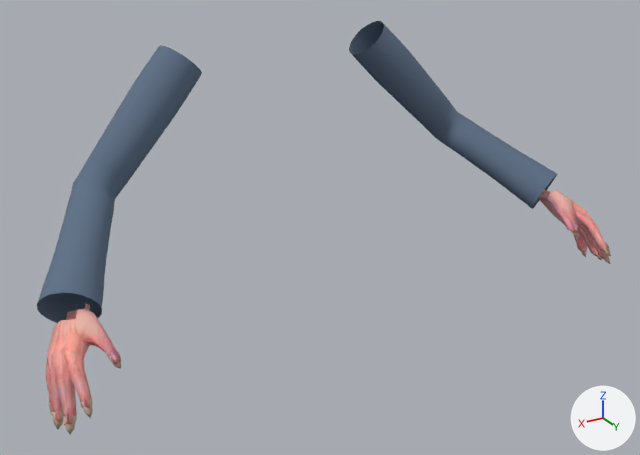
One commit to the Blender file source_assets/blender/player/wizard_arms.blend: the scene before it, then after it.
Before and after are seen from a 50 mm camera at (7.69, 14.28, 3.4) aimed at (0.27, 1.92, -2.78). Lighting does not change. The marker at lower right points along +X, +Y and +Z. The picture after the commit comes second.

Names of what the first picture shows: 'WizardPointedNails', 'WizardRobeSleeves', 'arms_mesh'.
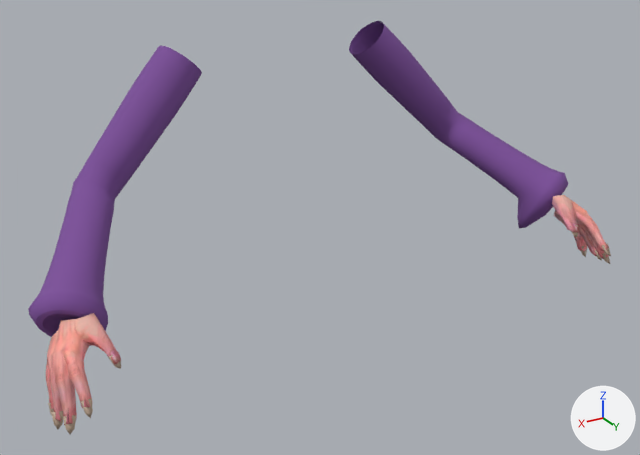
Location of each change, (x1, y1, x2, y2) in pixels of the pictures (640 x 455 px):
'WizardRobeSleeves', reshaped (8% taller): before (37, 21, 557, 323); after (28, 21, 568, 346)
part 1 of me_arms_mat, deleted: before (52, 303, 93, 336)
part 2 of me_arms_mat, deleted: before (538, 190, 563, 216)
part 3 of me_wizardrobesleeves, added: after (39, 310, 81, 334)
part 4 of me_wizardrobesleeves, built on: before (37, 274, 103, 323); after (28, 274, 108, 346)
part 5 of me_wizardrobesleeves, built on: before (518, 157, 557, 209); after (517, 157, 568, 228)
part 6 of me_wizardrobesleeves, recoloured (blue to purple): before (40, 21, 550, 317); after (40, 21, 551, 302)

The change, as a list of edits to the scene's bpy script:
```text
Add mat_wizard_robe_amethyst:
    mat_wizard_robe_amethyst = principled_material('Wizard_Robe_Amethyst')
    mat_wizard_robe_amethyst.base_color = (0.2, 0.075, 0.32)  # purple #7c4d99
    mat_wizard_robe_amethyst.roughness = 0.91
Change me_arms_mat:
    used by ob_arms_mesh; location = (0.0, 0.0, 0.0)
    remove me_arms_mat.from_pydata(...)  # 442 vertices, 456 faces; spans x -5.49..5.49, y 2.01..3.75, z -4.22..-2.86
    add me_arms_mat.from_pydata(...)  # 410 vertices, 424 faces; spans x -5.49..5.49, y 2.3..3.75, z -4.22..-2.89
    me_arms_mat part 1
    16 vertices are removed from x 4.57..5.12, y 2.01..2.56, z -3.37..-2.86
    16 faces are deleted
    me_arms_mat part 2
    16 vertices are removed from x -5.12..-4.57, y 2.01..2.56, z -3.37..-2.86
    16 faces are deleted
Change me_wizardrobesleeves:
    used by ob_wizardrobesleeves; location = (0.0, 0.0, 0.0)
    remove me_wizardrobesleeves.from_pydata(...)  # 600 vertices, 560 faces; spans x -5.27..5.27, y -0.46..2.51, z -3.4..0.31
    add me_wizardrobesleeves.from_pydata(...)  # 804 vertices, 800 faces; spans x -5.41..5.41, y -0.46..2.71, z -3.9..0.31
    me_wizardrobesleeves part 3: a new loose piece of 41 vertices spanning x 4.58..5.36, y 2.18..2.71, z -3.49..-2.78, in mat_wizard_robe_amethyst (purple #7c4d99)
    me_wizardrobesleeves part 4
    20 vertices are removed from x 4.42..5.27, y 1.94..2.51, z -3.4..-2.62
    20 faces are deleted
    22 vertices move from x 4.37..5.19, y 1.57..2.39, z -3.32..-2.56 to x 4.33..5.21, y 1.57..2.4, z -3.66..-2.54
    81 vertices are added at x 4.34..5.41, y 1.78..2.71, z -3.9..-2.57
    60 new faces join them, smooth
    40 new faces join them
    me_wizardrobesleeves part 5
    20 vertices are removed from x -5.27..-4.42, y 1.94..2.51, z -3.39..-2.62
    20 faces are deleted
    3 vertices in x -4.89..-4.58, y 1.51..2.03, z -3.2..-2.5 move by (0.0, 0.0, 0.01)
    20 vertices move from x -5.19..-4.36, y 1.83..2.39, z -3.32..-2.56 to x -5.2..-4.33, y 1.73..2.4, z -3.66..-2.53
    81 vertices are added at x -5.41..-4.34, y 1.78..2.71, z -3.9..-2.57
    60 new faces join them, smooth
    40 new faces join them
    me_wizardrobesleeves part 6: 520 faces spanning x -5.2..5.21, y -0.46..2.4, z -3.66..0.31 switch from mat_wizard_robe_midnight (blue #5d6f86) to mat_wizard_robe_amethyst (purple #7c4d99)
    other edits to the shape of me_wizardrobesleeves do not show in these pictures
```
